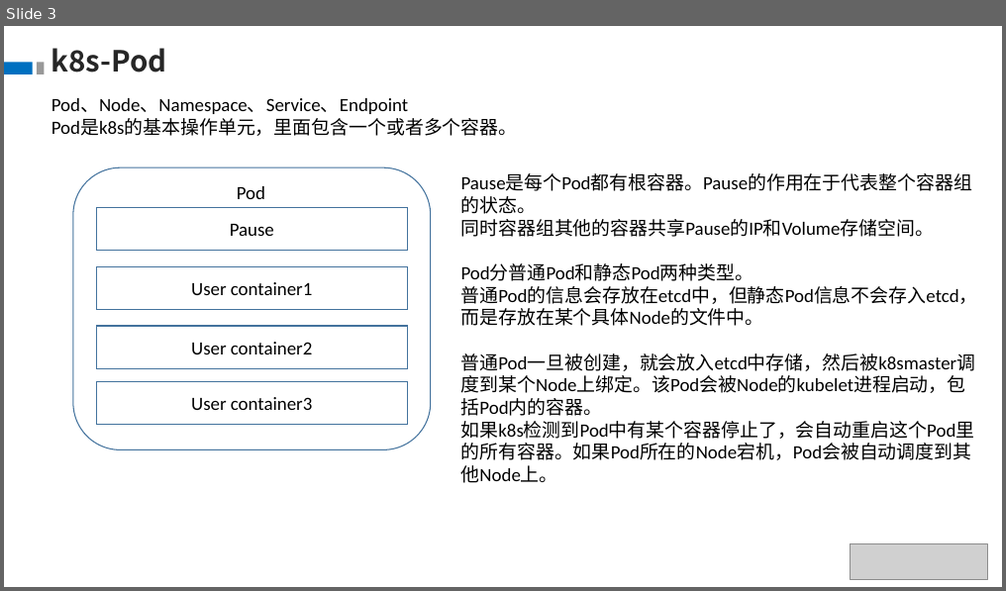
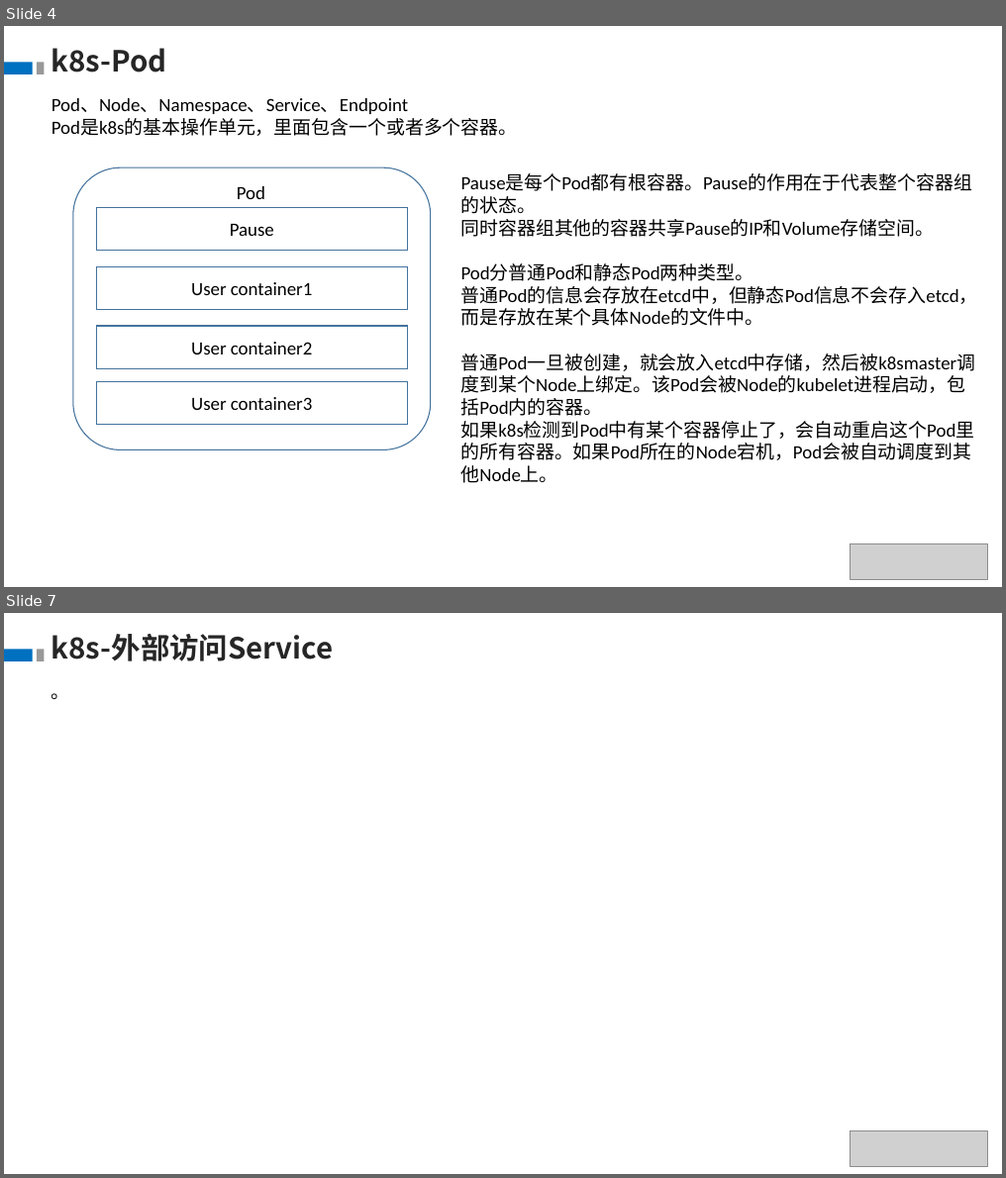
Before and after one commit to theDEADpool/data_structure, a slide deck: k8s.pptx. Shown one above the other, each under a label of ours: slide 3 before the commit, slides 4 and 7 after it; the slides between them are not shown. The pictures are 1006x591 and 1006x1178 pixels, drawn with LibreOffice and Linux fonts; fonts in the diff are those of the drawing; grey boxes stand for pictures. Boxes give left, top, right and bottom in pixels: in the first picture for what was removed or moved away, otherwise in the second. Text is boxed around its words. In the diff, an @@ line names an element or a change of style, - is before the commit and + after.

```diff
--- a/k8s.pptx
+++ b/k8s.pptx
@@ slide 7 added at <box>4,613,1002,1174</box>, background #FFFFFF @@
@@ text added at <box>52,634,333,662</box>, 28 pt, text #262626, bold @@
+k8s-外部访问Service
@@ rectangle added at <box>4,649,33,662</box>, fill #0070C0 @@
@@ rectangle added at <box>37,649,44,662</box>, fill #999999 @@
@@ text added at <box>52,693,70,699</box>, 18 pt, text #000000 @@
+。
@@ picture added at <box>849,1132,988,1167</box> @@
@@ what was slide 3 is now slide 4 @@
```
Also in this commit, not shown: 1 slide changed, 3 other slides added.
